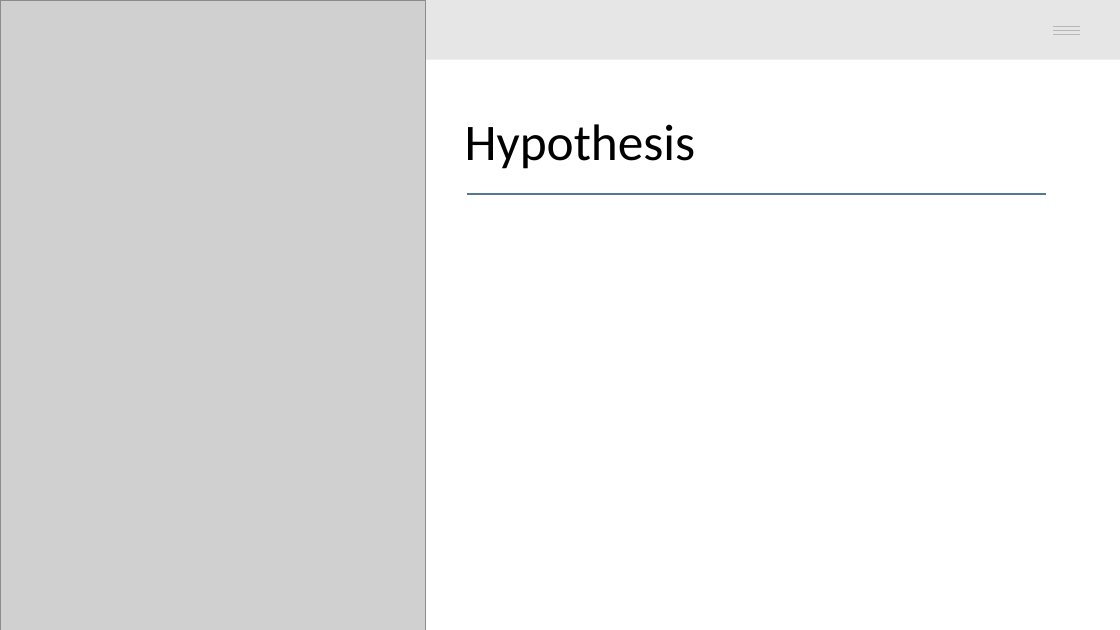
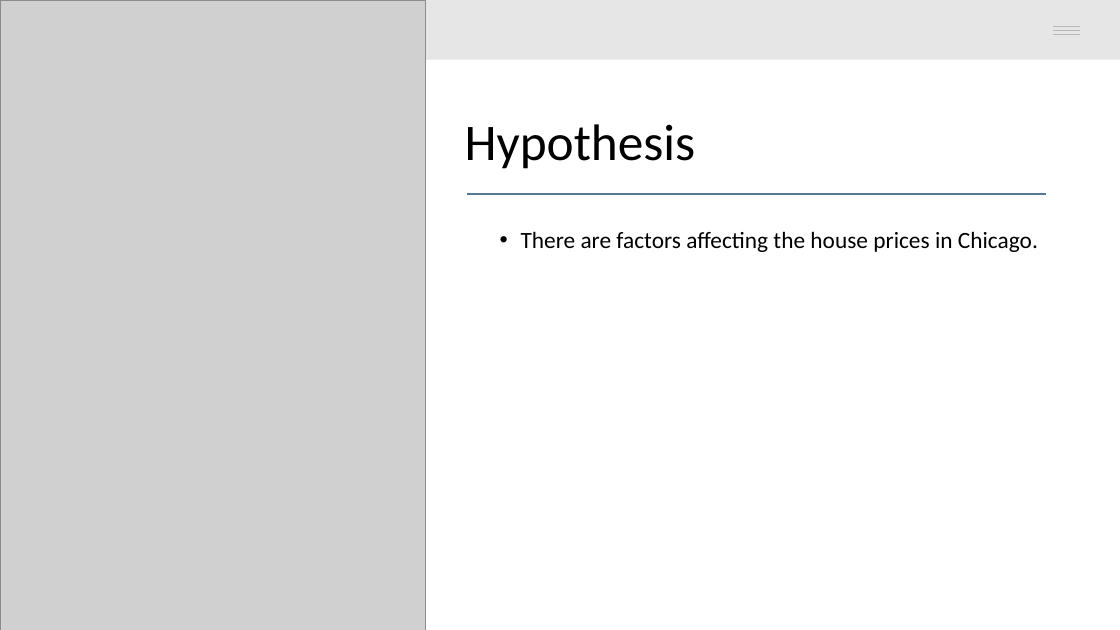
Before and after one commit to GarimaChauhan16/Chicago-Housing-Prices, a slide deck: slide 5 of Project1_Presentation.pptx. Drawn at 1120x630 pixels with LibreOffice and Linux fonts; fonts in the diff are those of the drawing; grey boxes stand for pictures. Boxes give left, top, right and bottom in pixels: in the first picture for what was removed or moved away, otherwise in the second. Text is boxed around its words. In the diff, an @@ line names an element or a change of style, - is before the commit and + after.

```diff
--- a/Project1_Presentation.pptx
+++ b/Project1_Presentation.pptx
@@ text added at (x1=521, y1=231, x2=1038, y2=252), 20 pt, text #000000 @@
+• There are factors affecting the house prices in Chicago.
```
Also in this commit, not shown: 3 other slides changed, 1 slide added, 2 other files.
